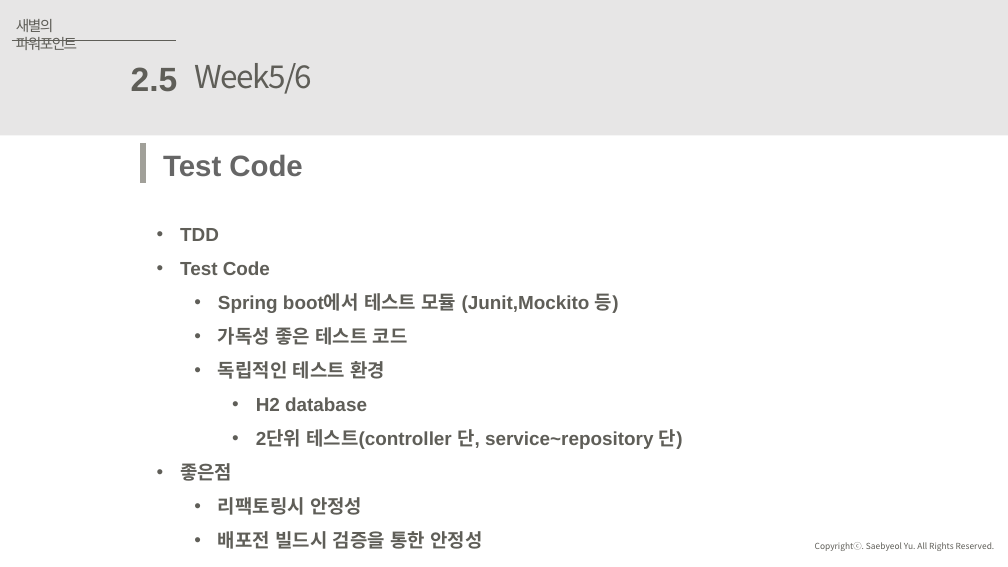
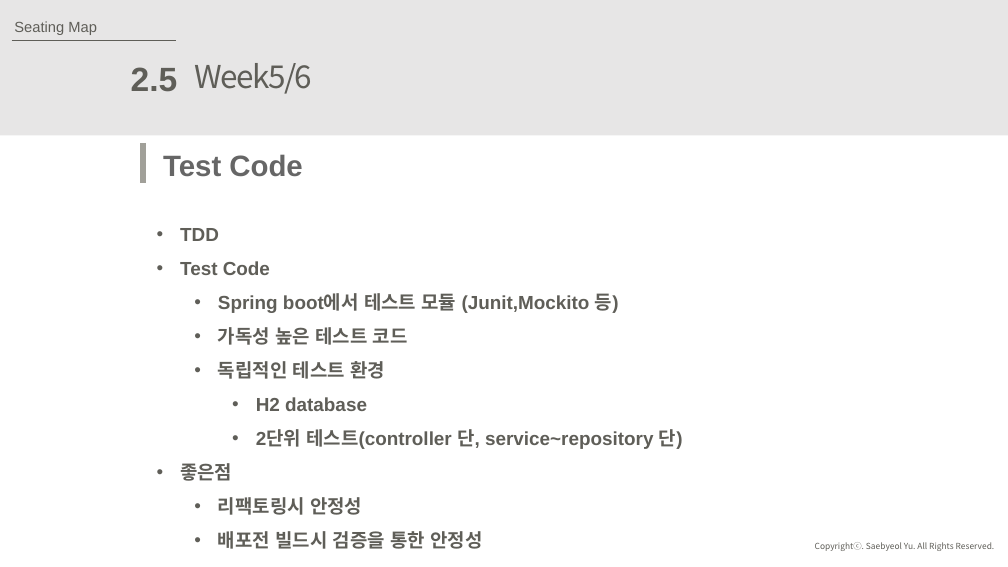
Before and after one commit to JuJinPark/interproject-process, a slide deck: slide 13 of 발표/internProject(20191010).pptx. Drawn at 1008x567 pixels with LibreOffice and Linux fonts; fonts in the diff are those of the drawing. Boxes give left, top, right and bottom in pixels: in the first picture for what was removed or moved away, otherwise in the second. Text is boxed around its words. In the diff, an @@ line names an element or a change of style, - is before the commit and + after.

```diff
--- a/발표/internProject(20191010).pptx
+++ b/발표/internProject(20191010).pptx
@@ text added at box(14, 21, 97, 35), 14 pt, text #5F5E58 @@
+Seating Map
@@ text removed at box(16, 19, 77, 50) @@
-새별의 파워포인트
@@ text at box(218, 327, 408, 345): text changed @@
-  • 가독성 좋은 테스트 코드
+  • 가독성 높은 테스트 코드
```
Also in this commit, not shown: 16 other slides changed, 1 slide added.
